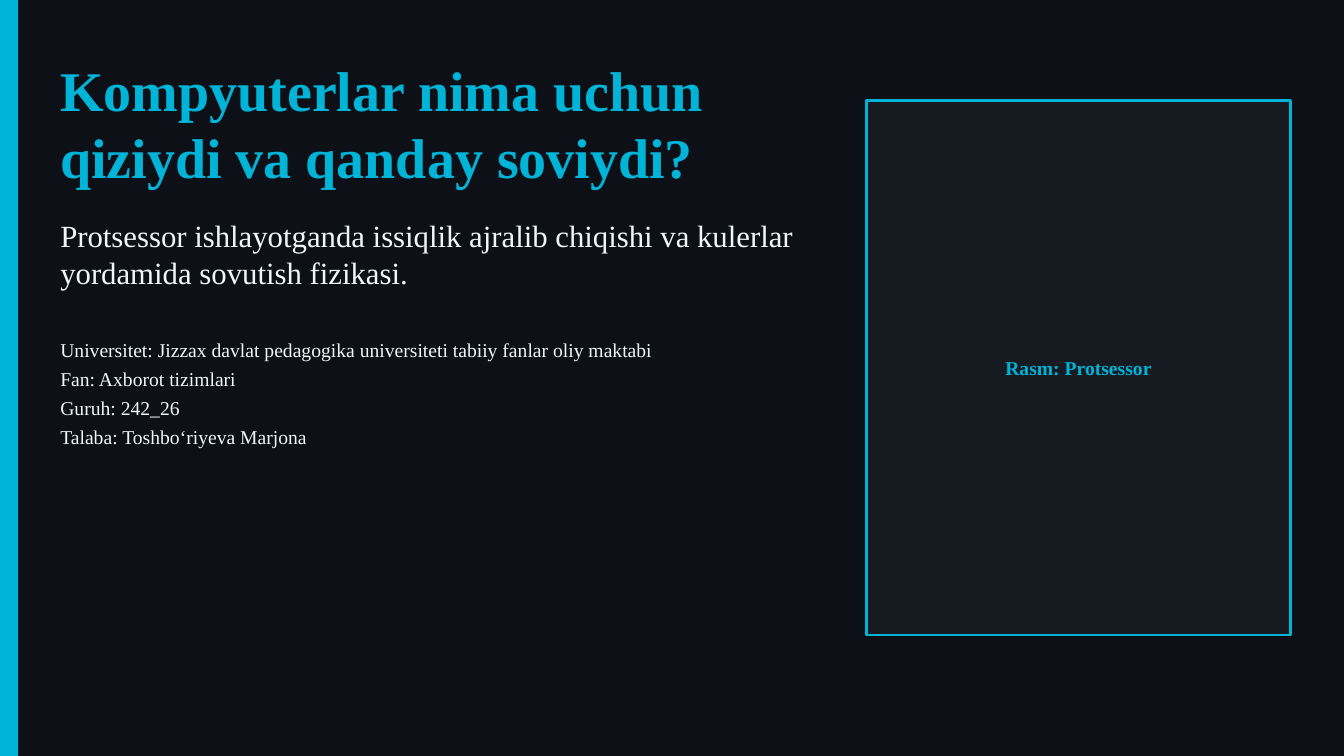
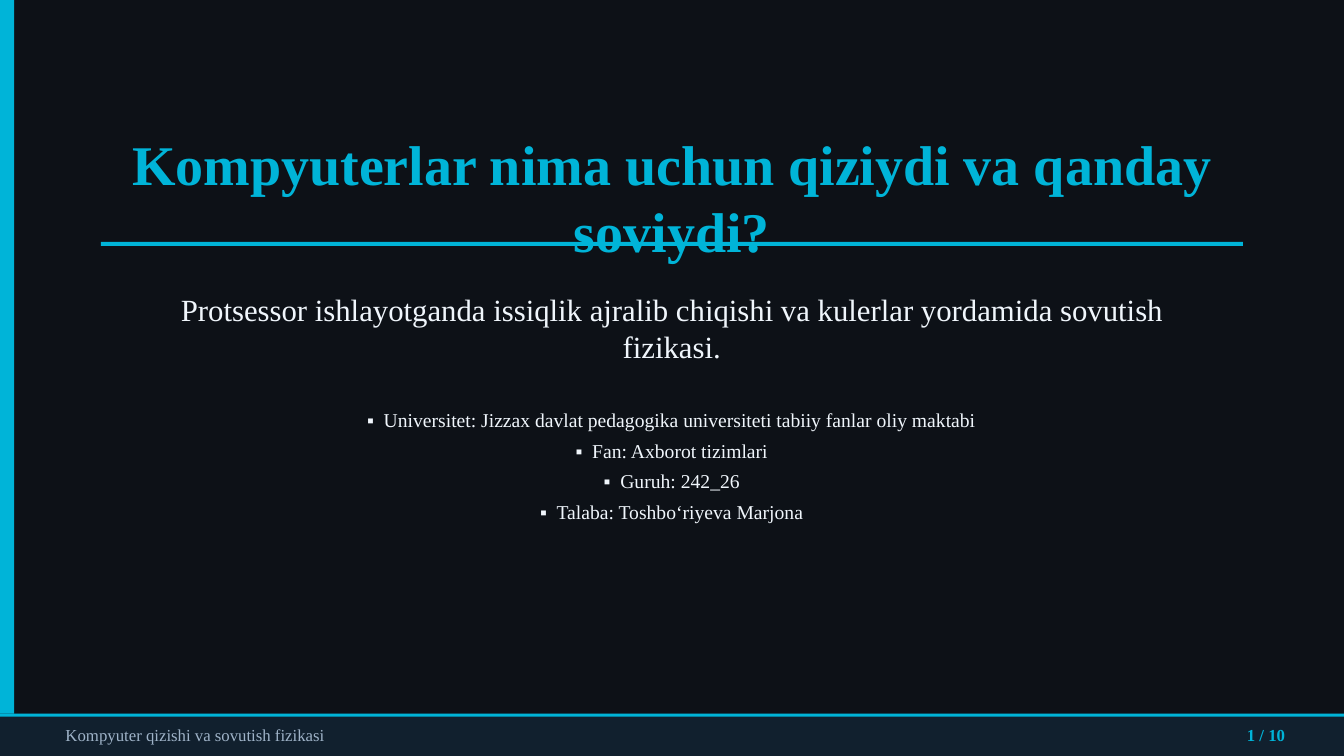
Before and after one commit to dasturland/kerak_taqdimot, a slide deck: slide 1 of taqdimot.pptx. Drawn at 1344x756 pixels with LibreOffice and Linux fonts; fonts in the diff are those of the drawing. Boxes give left, top, right and bottom in pixels: in the first picture for what was removed or moved away, otherwise in the second. Text is boxed around its words. In the diff, an @@ line names an element or a change of style, - is before the commit and + after.

```diff
--- a/taqdimot.pptx
+++ b/taqdimot.pptx
@@ rectangle: place and size @@
-rectangle at bbox=[0, 0, 18, 756]
+rectangle at bbox=[0, 0, 14, 756]
@@ rectangle removed at bbox=[867, 101, 1291, 635] @@
-Rasm: Protsessor
@@ text "Kompyuterlar nima uchun qiziydi va ...": place and size @@
-text "Kompyuterlar nima uchun qiziydi va ..." at bbox=[60, 72, 702, 189]
+text "Kompyuterlar nima uchun qiziydi va ..." at bbox=[132, 146, 1211, 263]
@@ text "Kompyuterlar nima uchun qiziydi va ..." at bbox=[132, 146, 1211, 263]: alignment left to centre; less space between paragraphs; vertical alignment top to middle @@
@@ rectangle added at bbox=[101, 242, 1243, 246], fill #00B4D8 @@
@@ text "Protsessor ishlayotganda issiqlik ajralib chiqishi ..." at bbox=[181, 299, 1163, 359]: alignment left to centre; less space between paragraphs; vertical alignment top to middle @@
@@ text "Protsessor ishlayotganda issiqlik ajralib chiqishi ...": place and size @@
-text "Protsessor ishlayotganda issiqlik ajralib chiqishi ..." at bbox=[60, 225, 793, 290]
+text "Protsessor ishlayotganda issiqlik ajralib chiqishi ..." at bbox=[181, 299, 1163, 359]
@@ text at bbox=[384, 413, 975, 524]: text changed @@
-Universitet: Jizzax davlat pedagogika universiteti tabiiy fanlar oliy maktabi
-Fan: Axborot tizimlari
-Guruh: 242_26
-Talaba: Toshboʻriyeva Marjona
+▪ Universitet: Jizzax davlat pedagogika universiteti tabiiy fanlar oliy maktabi
+▪ Fan: Axborot tizimlari
+▪ Guruh: 242_26
+▪ Talaba: Toshboʻriyeva Marjona
@@ rectangle added at bbox=[0, 714, 1344, 756], fill #11202E @@
@@ rectangle added at bbox=[0, 714, 1344, 717], fill #00B4D8 @@
@@ text added at bbox=[65, 729, 324, 745], 12 pt, text #9FB3C8 @@
+Kompyuter qizishi va sovutish fizikasi
@@ text added at bbox=[1247, 730, 1285, 741], 12 pt, text #00B4D8, bold @@
+1 / 10
```
Also in this commit, not shown: 9 other slides changed, 2 other files.
